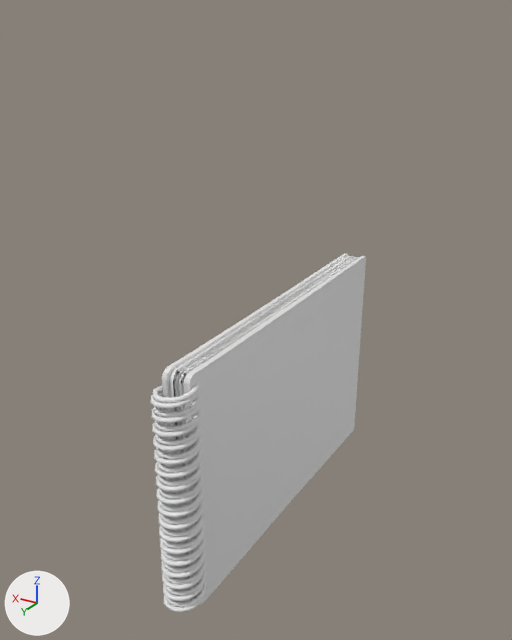
Renders of the FBX model Assets/_Assets/Models/ReferenceGuide.fbx from each side of a commit.
The view is the same before and after, from a 50 mm camera at (-2.23, 4.03, 2.71) aimed at (0.11, 0.13, 0.76). Arrows for +X, +Y and +Z are at lower left; the lights stay in place. The picture after the commit comes second. Where no turn or scale is listed for an object, it has been applied to the vertices.

Names of what the first picture shows: 'refguide_closed', 'refguide_open'.
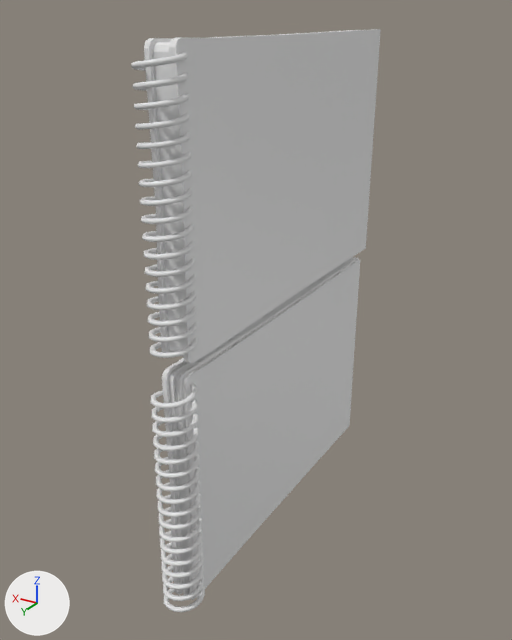
Diff of the bpy script that builds the scene:
```diff
--- a/Assets/_Assets/Models/ReferenceGuide.fbx.py
+++ b/Assets/_Assets/Models/ReferenceGuide.fbx.py
@@ ob_refguide_closed @@
 ob_refguide_closed = bpy.data.objects.new('refguide_closed', me_cube_045)
-ob_refguide_closed.location = (0.0, 0.0, 0.0)
+ob_refguide_closed.location = (0.0, 0.0, 1.766)
```

Location of each change, [x1, y1, x2, y2] in pixels of the pictures (512 x 640 px):
'refguide_closed', moved
    before: [153, 253, 366, 607]
    after: [131, 29, 381, 363]
'refguide_open', unchanged, uncovered by the edit
    before: [151, 256, 358, 612]
    after: [151, 257, 360, 612]
